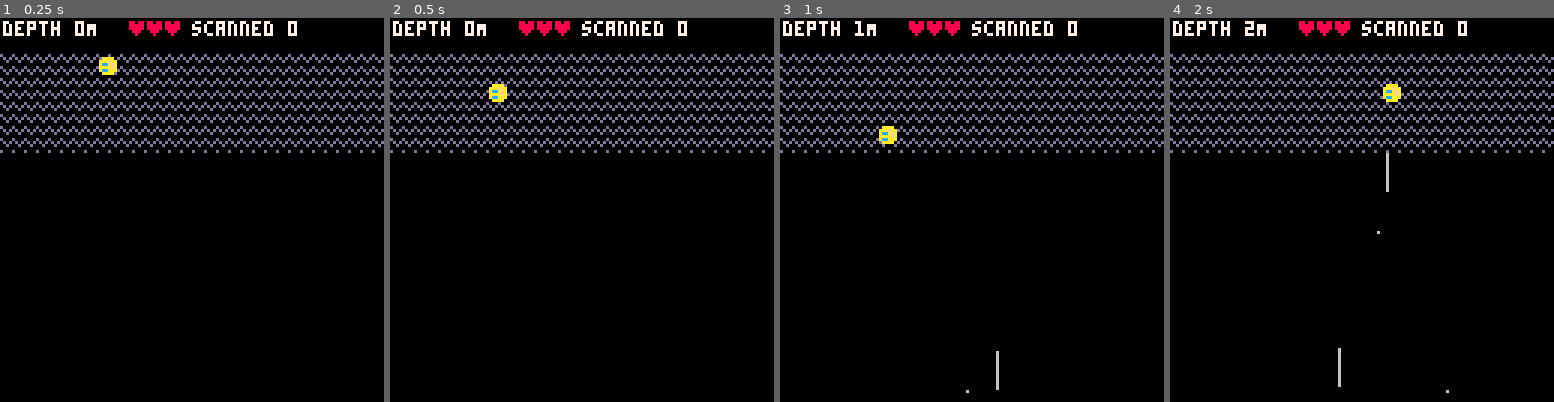
Above: before the commit, frames 1-4 (left to right).
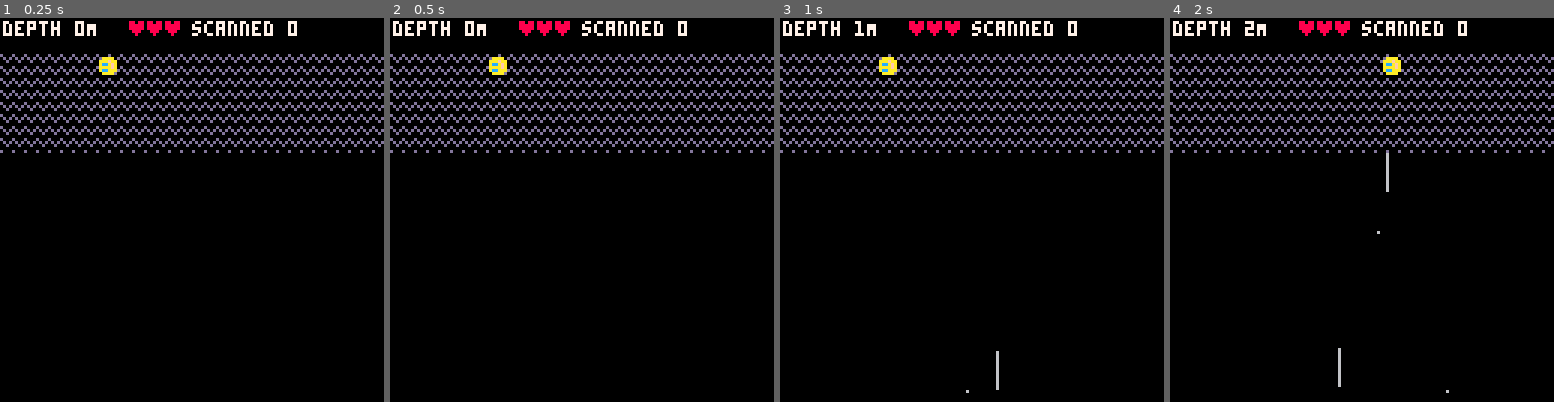
Above: after the commit, the same moments.

Repository: broquaint/pico8-carts
Game: PICO-8 cartridge tephratoil.p8
Two runs of this game, one before a commit and one after it. Both use one fixed random seed, a clock stepped at 60 frames per second and the inputs below.
Inputs:
- Up to frame 1 (0.25 s): no input
- Up to frame 2 (0.5 s): tap X (X key) at 0.33 s
- Up to frame 3 (1 s): tap O (Z key) at 0.7 s
- Up to frame 4 (2 s): tap X (X key) at 1.07, 1.85 s; hold Right from 1.6 s (still down); tap O (Z key) at 1.7 s

Frame 1 is identical in both runs. In frame 2, 0.4% of the frame differs, in the area x 25-31%, y 10-22%; in frame 3, 0.4%; in frame 4, 0.4%.

Commit message:
Now with high scores
Progress is the rocks you scanned along the way!

Diff:
--- a/tephratoil.p8
+++ b/tephratoil.p8
@@ -7,16 +7,17 @@
 #include utils.lua
 #include animation.lua
 
-g_anims = {}
-
-acceleration = 0.7
-friction = 0.8
-max_speed = 4
+ACCELERATION = 0.7
+FRICTION = 0.8
+MAX_SPEED = 4
+
+HIGH_SCORE_DEPTH   = 0
+HIGH_SCORE_SCANNED = 1
 
 game_state_playing = 'playing'
 game_state_crashed = 'crashed'
 
-function _init()
+function init_playing()
    camera()
 
    g_anims = {}
@@ -41,10 +42,48 @@
       health = 3,
       default_health = 3,
       iframes = false,
-      scanned = 0
+      scanned = {},
+      scanned_count = 0,
    })
 
+   obstacle_frequency = {
+      {rock=1},
+      {lump=1},
+      {rock=2},
+      {missile=1},
+      {rock=3},
+      {rock=3, missile=1},
+      {rock=3, missile=1, lump=1},
+      {rock=4, lump=2},
+      {rock=4, missile=1},
+      {rock=5},
+      {rock=5, lump=2},
+      {rock=5, missile=1},
+      {rock=5, missile=2, lump=1},
+      {rock=6, missile=1, lump=1},
+      {rock=6},
+      {rock=6, missile=2, lump=2},
+      {rock=7, lump=1},
+      {rock=7, missile=2},
+      {rock=7, missile=2},
+      {rock=7, missile=2},
+      {rock=7, missile=2, lump=2},
+      {rock=4, missile=3},
+      {rock=4, missile=3, lump=1},
+      {rock=4, missile=4},
+      {rock=4, missile=4},
+      {rock=3, missile=5},
+   }
+
+   showing = { missile = {}, rock = {}, lump = {} }
    current_game_state = game_state_playing
+end
+
+function _init()
+   cartdata("broquaint_tephra_toil")
+   init_playing()
+--   dset(0,10)
+--   dset(1,10)
 end
 
 function run_animations()
@@ -58,10 +97,10 @@
 end
 
 function calc_player_speed(dir)
-   -- player.speed_x *= player.move_dir * friction
-   player.speed_x += dir * acceleration
-   if abs(player.speed_x) > max_speed then
-      player.speed_x = dir * max_speed
+   -- player.speed_x *= player.move_dir * FRICTION
+   player.speed_x += dir * ACCELERATION
+   if abs(player.speed_x) > MAX_SPEED then
+      player.speed_x = dir * MAX_SPEED
    end
    return player.speed_x
 end
@@ -80,14 +119,14 @@
       elseif player.move_dir != 0 and abs(player.speed_x) > 0 then
          -- Apply friction slowly, make it feel slidey
          if (frame_count%3==0) then
-            player.speed_x = player.speed_x * friction
+            player.speed_x = player.speed_x * FRICTION
          end
          local next_x = player.x + player.speed_x
          player.x = (next_x < 120 and next_x > 0) and next_x or player.x
       end
    end
 
-   if btnp(b_x) then
+   if btnp(b_down) then
       if not player.diving then
          player.diving = true
          animate_obj(player, function()
@@ -109,35 +148,6 @@
       end
    end
 end
-
-obstacle_frequency = {
-   {rock=1},
-   {lump=1},
-   {rock=2},
-   {missile=1},
-   {rock=3},
-   {rock=3, missile=1},
-   {rock=3, missile=1, lump=1},
-   {rock=4, lump=2},
-   {rock=4, missile=1},
-   {rock=5},
-   {rock=5, lump=2},
-   {rock=5, missile=1},
-   {rock=5, missile=2, lump=1},
-   {rock=6, missile=1, lump=1},
-   {rock=6},
-   {rock=6, missile=2, lump=2},
-   {rock=7, lump=1},
-   {rock=7, missile=2},
-   {rock=7, missile=2},
-   {rock=7, missile=2},
-   {rock=7, missile=2, lump=2},
-   {rock=4, missile=3},
-   {rock=4, missile=3, lump=1},
-   {rock=4, missile=4},
-   {rock=4, missile=4},
-   {rock=3, missile=5},
-}
 
 function rand_tile_x()
    local x = randx(127)
@@ -471,7 +481,9 @@
       end
       local sl = max(3, nearest.scan_length - (depth_count \ 10))
       if not nearest.data_scanned and nearest.scan_time >= nearest.scan_length then
-         player.scanned += 1
+         add(player.scanned, nearest)
+         -- Keep count of total so the UI remains static on death screen.
+         player.scanned_count += 1
          nearest.data_scanned = true
       end
    end
@@ -495,6 +507,16 @@
    end
 end
 
+function animate_death_screen()
+   animate(function ()
+      while #player.scanned > 0 do
+         local o = deli(player.scanned, 1)
+         add(showing[o.type], o)
+         wait(8)
+      end
+   end)
+end
+
 function drop_off_screen_obstacles()
    for idx,obstacle in pairs(obstacles) do
       if obstacle.y < -17 then
@@ -524,19 +546,22 @@
 function _update()
    frame_count += 1
 
+   run_animations()
+
    if current_game_state != game_state_playing then
+      if btnp(b_x) then
+         init_playing()
+      end
       return
    end
 
    if frame_count % 30 == 0 then
       depth_count += 1
       -- help find weird memory bug hopefully
-      debug('memory usage: ', stat(0))
+      -- debug('memory usage: ', stat(0))
    elseif stat(0) > 800 then
       debug('BAD memory usage: ', stat(0))
    end
-
-   run_animations()
 
    falling_air_streaks()
    rising_heat_particles()
@@ -552,7 +577,16 @@
 
    if player.health == 0 then
       current_game_state = game_state_crashed
-      debug('end game memory usage: ', stat(0))
+      animate_death_screen()
+      if depth_count > dget(HIGH_SCORE_DEPTH) then
+         dset(HIGH_SCORE_DEPTH, depth_count)
+         player.new_depth_hs = true
+      end
+      if player.scanned_count > dget(HIGH_SCORE_SCANNED) then
+         dset(HIGH_SCORE_SCANNED, player.scanned_count)
+         player.new_scanned_hs = true
+      end
+      -- debug('end game memory usage: ', stat(0))
    end
 
    drop_off_screen_obstacles()
@@ -578,6 +612,7 @@
       bg_y -= 1
    end
 
+   -- scan area
    fillp(∧)
    rectfill(0, 11, 127, 44, violet)
    fillp()
@@ -608,7 +643,7 @@
          -- rect(obstacle.x + 1, obstacle.y + 1, obstacle.x + 6, obstacle.y + 6, lime)
          local scan_colour = (dist < 15 and lime or dist < 25 and green or azure)
          line(obstacle.x + 4, obstacle.y + 4, player.x + 4, player.y + 4, scan_colour)
-         print('dist ' .. tostr(obstacle.distance_from_pp), 1, 60, white)
+         -- print('dist ' .. tostr(obstacle.distance_from_pp), 1, 60, white)
       end
    end
 
@@ -624,7 +659,7 @@
       print('♥', 36 + (i*6), 1, (player.health >= i and red or navy))
    end
 
-   print('scanned ' .. tostr(player.scanned), 64, 1, white)
+   print('scanned ' .. tostr(player.scanned_count), 64, 1, white)
    if closest then
       local pct = min(closest.scan_time, closest.scan_length) / closest.scan_length
       rectfill(105, 1, 125, 5, black)
@@ -632,8 +667,43 @@
    end
 
    if current_game_state != game_state_playing then
-      rectfill(32, 24, 96, 48, white)
-      print('science over', 42, 36, red)
+      rectfill(18, 47, 114, 117, navy)
+      rectfill(16, 45, 112, 115, violet)
+      print('science over! scanned:', 18, 47, navy)
+
+      if(#showing.missile > 0) print(#showing.missile, 18, 57, navy)
+      for idx,o in pairs(showing.missile) do
+         local sx = idx > 45 and (28 + (idx - 45) * 2) or (24 + idx * 2)
+         local sy = idx > 45 and 60 or 56
+         spr(o.sprite, sx, sy)
+      end
+
+      if(#showing.rock > 0) print(#showing.rock, 18, 67, navy)
+      for idx,o in pairs(showing.rock) do
+         local sx = idx > 45 and (28 + (idx - 45) * 2) or (24 + idx * 2)
+         local sy = idx > 45 and 70 or 66
+         spr(o.sprite, sx, sy)
+      end
+
+      if(#showing.lump > 0) print(#showing.lump, 18, 77, navy)
+      for idx,o in pairs(showing.lump) do
+         local sx = idx > 45 and (28 + (idx - 45) * 2) or (24 + idx * 2)
+         local sy = idx > 45 and 80 or 76
+         sspr(8*8, 8, 16, 16, sx, sy)
+      end
+      print('deepest depth ' .. dget(HIGH_SCORE_DEPTH) .. 'M', 18, 98, navy)
+      if(player.new_depth_hs) then
+         print('new★', 90, 98, yellow)
+      else
+         print('> ' .. depth_count .. 'M', 90, 98, navy)
+      end
+
+      print('most scanned  ' .. dget(HIGH_SCORE_SCANNED), 18, 107, navy)
+      if(player.new_scanned_hs) then
+         print('new★', 90, 107, yellow)
+      else
+         print(' > ' .. player.scanned_count, 86, 107, navy)
+      end
    end
 end
 
